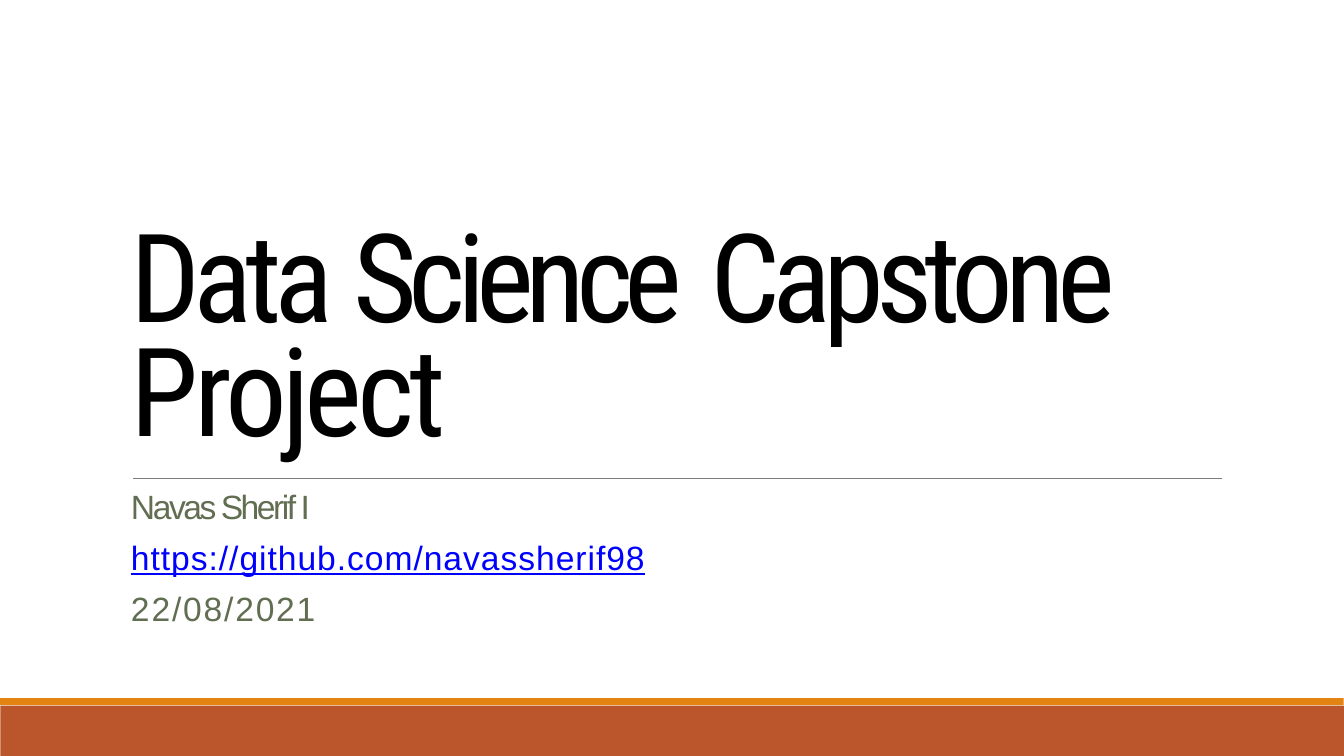
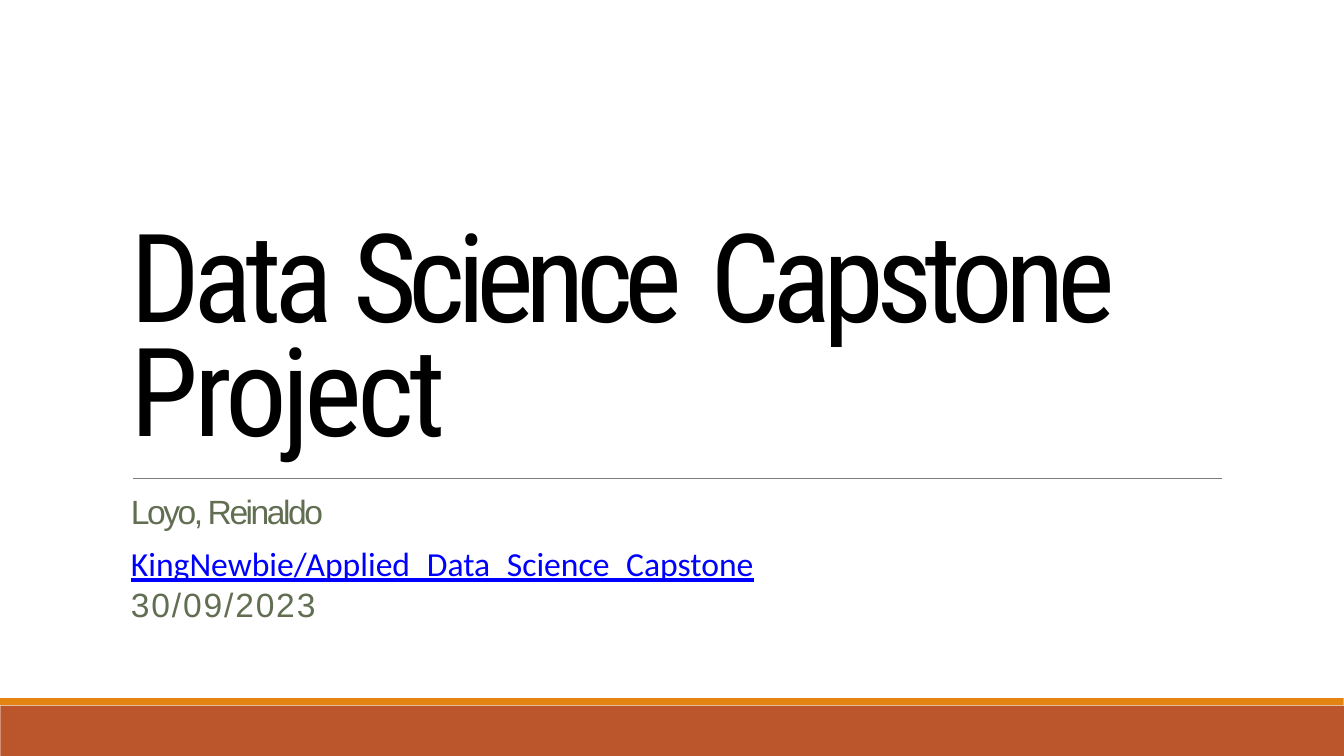
Before and after one commit to KingNewbie/Applied_Data_Science_Capstone, a slide deck: slide 1 of Week 5 Present Your Data-Driven Insights/Data Science Journey.pptx. Drawn at 1344x756 pixels with LibreOffice and Linux fonts; fonts in the diff are those of the drawing. Boxes give left, top, right and bottom in pixels: in the first picture for what was removed or moved away, otherwise in the second. Text is boxed around its words. In the diff, an @@ line names an element or a change of style, - is before the commit and + after.

```diff
--- a/Week 5 Present Your Data-Driven Insights/Data Science Journey.pptx
+++ b/Week 5 Present Your Data-Driven Insights/Data Science Journey.pptx
@@ text at bbox=[131, 499, 753, 618]: text changed; font Arial to Calibri @@
-Navas Sherif I
-https://github.com/navassherif98
-22/08/2021
+Loyo, Reinaldo
+KingNewbie/Applied_Data_Science_Capstone 30/09/2023
```
Also in this commit, not shown: 7 other slides changed.
